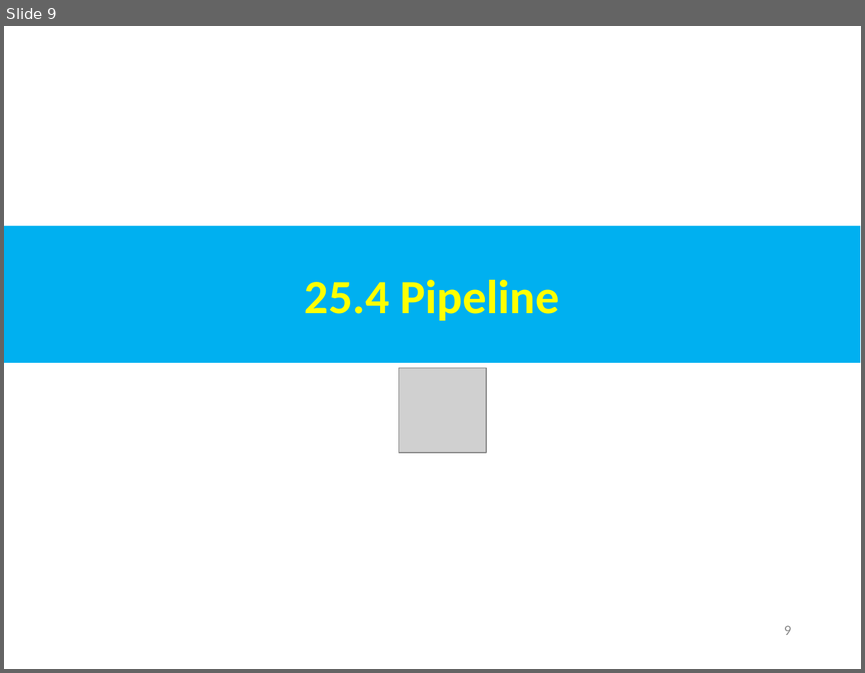
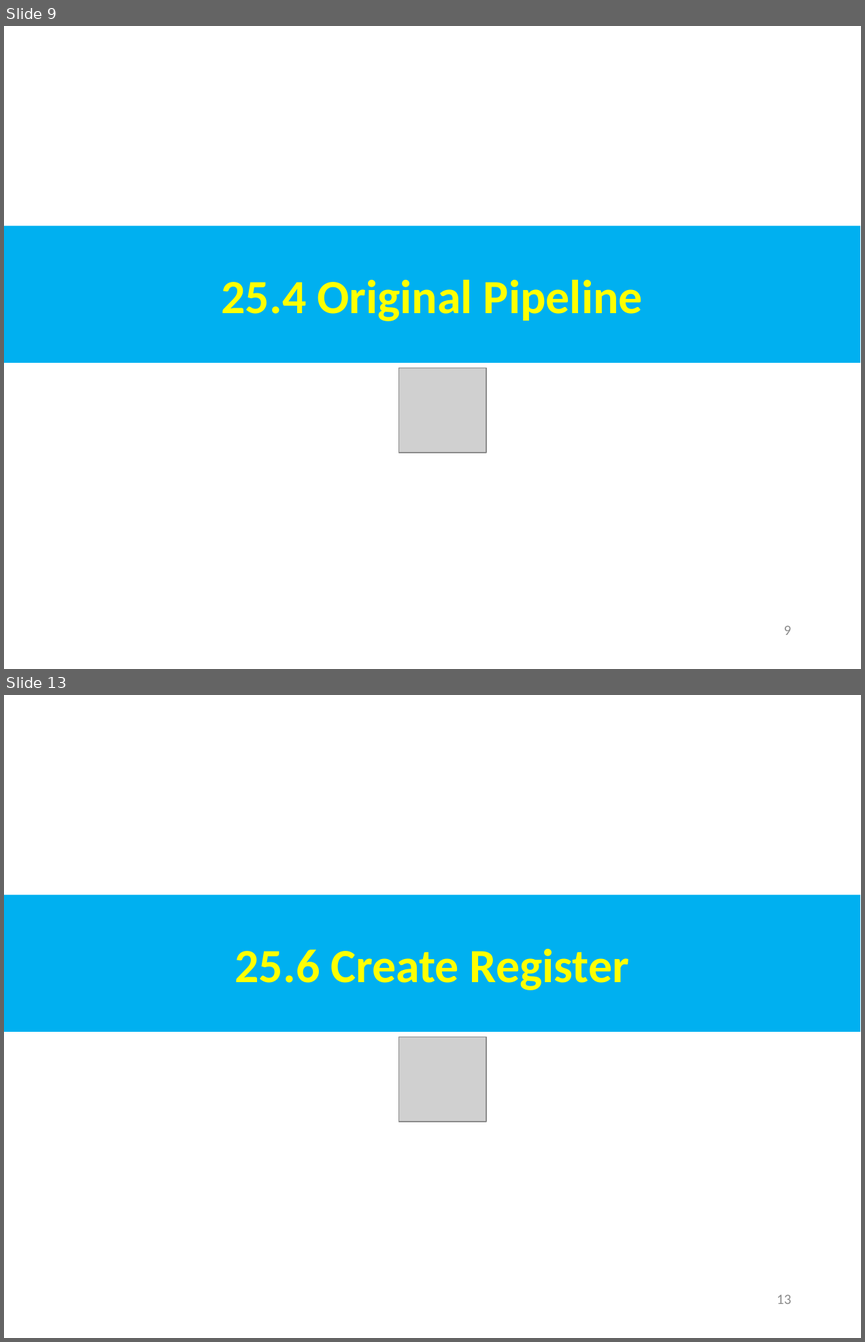
Before and after one commit to peterhchen/AIU_CS800_Chisel, a slide deck: 500_UCSC_HWD/025_Spade_HDL/000_Video/025.Spade_HDL.ppt. Shown one above the other, each under a label of ours: slide 9 before the commit, slides 9 and 13 after it; the slides between them are not shown. The pictures are 865x673 and 865x1342 pixels, drawn with LibreOffice and Linux fonts; fonts in the diff are those of the drawing; grey boxes stand for pictures. Boxes give left, top, right and bottom in pixels: in the first picture for what was removed or moved away, otherwise in the second. Text is boxed around its words. In the diff, an @@ line names an element or a change of style, - is before the commit and + after.

```diff
--- a/500_UCSC_HWD/025_Spade_HDL/000_Video/025.Spade_HDL.ppt
+++ b/500_UCSC_HWD/025_Spade_HDL/000_Video/025.Spade_HDL.ppt
@@ slide 13 added at (4, 695, 861, 1338), background #FFFFFF @@
@@ rectangle added at (4, 895, 860, 1032), fill #00B0F0, 40 pt, text #FFFF00, bold @@
+25.6 Create Register
@@ picture added at (399, 1037, 486, 1121) @@
@@ page number added at (776, 1294, 791, 1304), 12 pt, text #8B8B8B @@
+13
@@ slide 9 changed as well @@
@@ text in rectangle at (222, 280, 643, 321): text changed @@
-25.4 Pipeline
+25.4 Original Pipeline
```
Also in this commit, not shown: 1 other slide changed, 3 other slides added.
